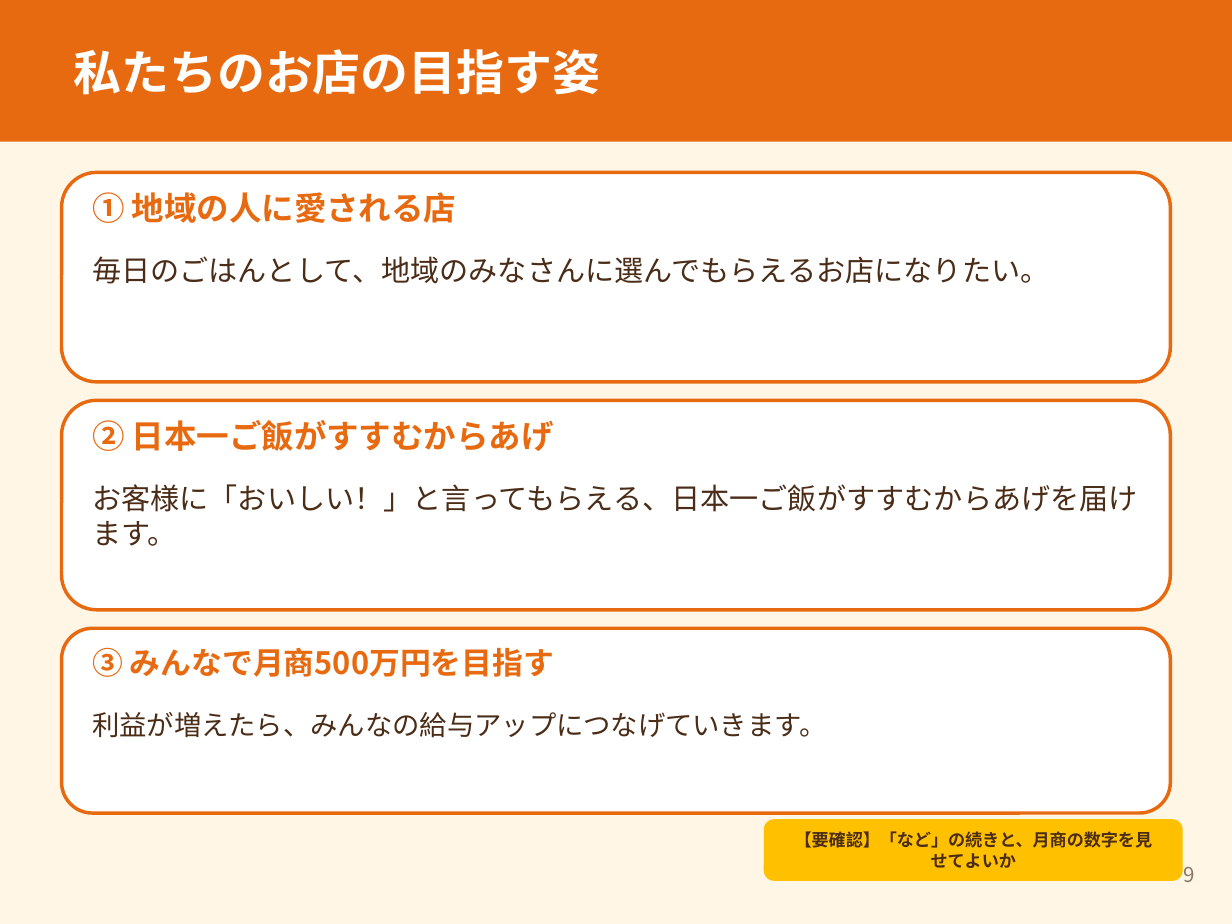
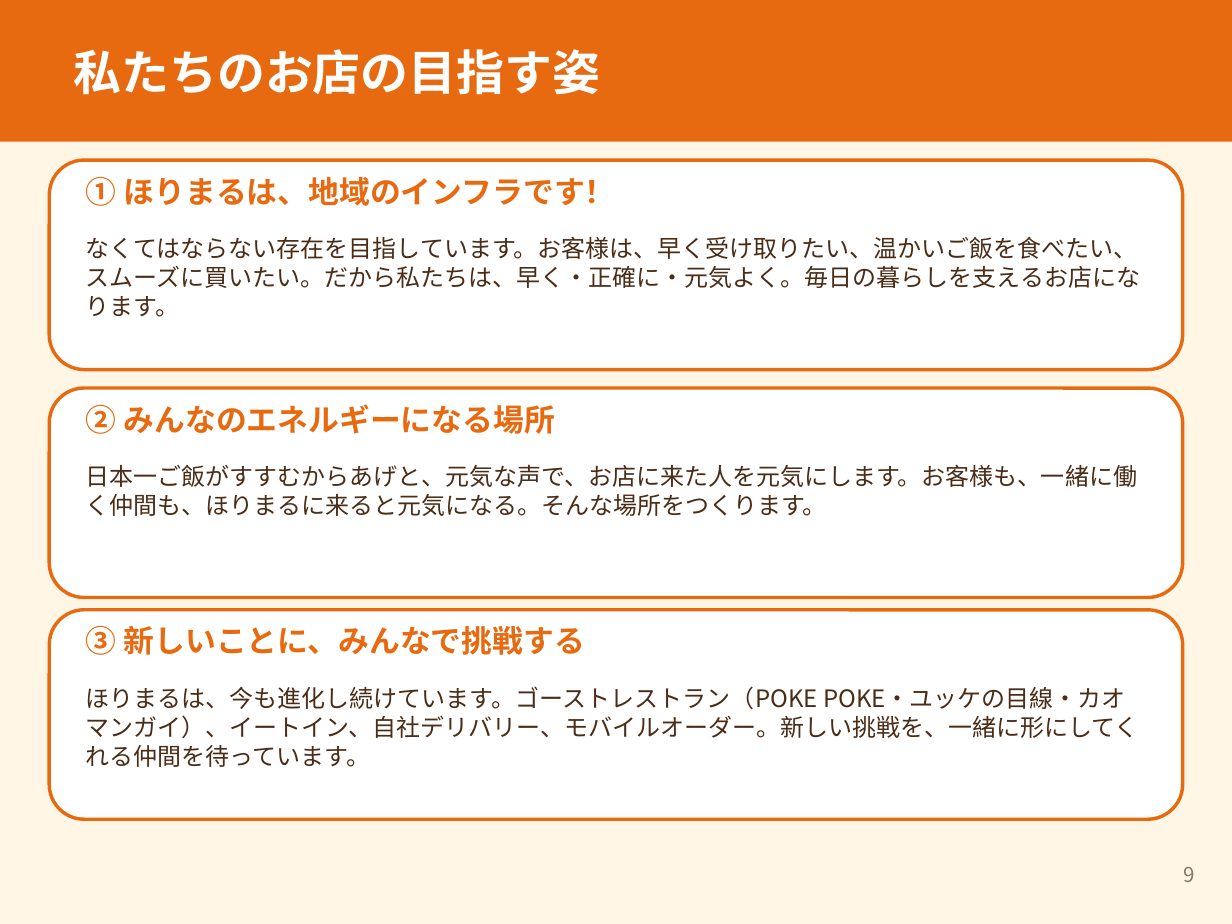
Before and after one commit to ahouprojectmaimai-beep/claude, a slide deck: slide 9 of horimaru/01_ほりまる面接紙芝居_案.pptx. Drawn at 1232x924 pixels with LibreOffice and Linux fonts; fonts in the diff are those of the drawing. Boxes give left, top, right and bottom in pixels: in the first picture for what was removed or moved away, otherwise in the second. Text is boxed around its words. In the diff, an @@ line names an element or a change of style, - is before the commit and + after.

```diff
--- a/horimaru/01_ほりまる面接紙芝居_案.pptx
+++ b/horimaru/01_ほりまる面接紙芝居_案.pptx
@@ rounded rectangle: place and size @@
-rounded rectangle at [62,172,1170,382]
+rounded rectangle at [49,160,1183,370]
@@ text at [86,176,616,206]: text changed; size 19 to 18 pt @@
-① 地域の人に愛される店
+① ほりまるは、地域のインフラです！
@@ text at [86,236,1140,317]: text changed; size 17 to 14 pt @@
-毎日のごはんとして、地域のみなさんに選んでもらえるお店になりたい。
+なくてはならない存在を目指しています。お客様は、早く受け取りたい、温かいご飯を食べたい、スムーズに買いたい。だから私たちは、早く・正確に・元気よく。毎日の暮らしを支えるお店になります。
@@ rounded rectangle: place and size @@
-rounded rectangle at [62,400,1170,610]
+rounded rectangle at [49,388,1183,598]
@@ text at [86,404,555,434]: text changed; size 19 to 18 pt @@
-② 日本一ご飯がすすむからあげ
+② みんなのエネルギーになる場所
@@ text at [86,464,1137,516]: text changed; size 17 to 14 pt @@
-お客様に「おいしい！」と言ってもらえる、日本一ご飯がすすむからあげを届けます。
+日本一ご飯がすすむからあげと、元気な声で、お店に来た人を元気にします。お客様も、一緒に働く仲間も、ほりまるに来ると元気になる。そんな場所をつくります。
@@ rounded rectangle: place and size @@
-rounded rectangle at [62,628,1170,813]
+rounded rectangle at [49,610,1183,819]
@@ text at [86,625,585,655]: text changed @@
-③ みんなで月商500万円を目指す
+③ 新しいことに、みんなで挑戦する
@@ text at [86,686,1139,767]: text changed; size 16 to 14 pt @@
-利益が増えたら、みんなの給与アップにつなげていきます。
+ほりまるは、今も進化し続けています。ゴーストレストラン（POKE POKE・ユッケの目線・カオマンガイ）、イートイン、自社デリバリー、モバイルオーダー。新しい挑戦を、一緒に形にしてくれる仲間を待っています。
@@ rounded rectangle removed at [764,819,1183,881] @@
@@ text removed at [795,831,1153,868] @@
-【要確認】「など」の続きと、月商の数字を見せてよいか
```
Also in this commit, not shown: 1 other slide changed.
